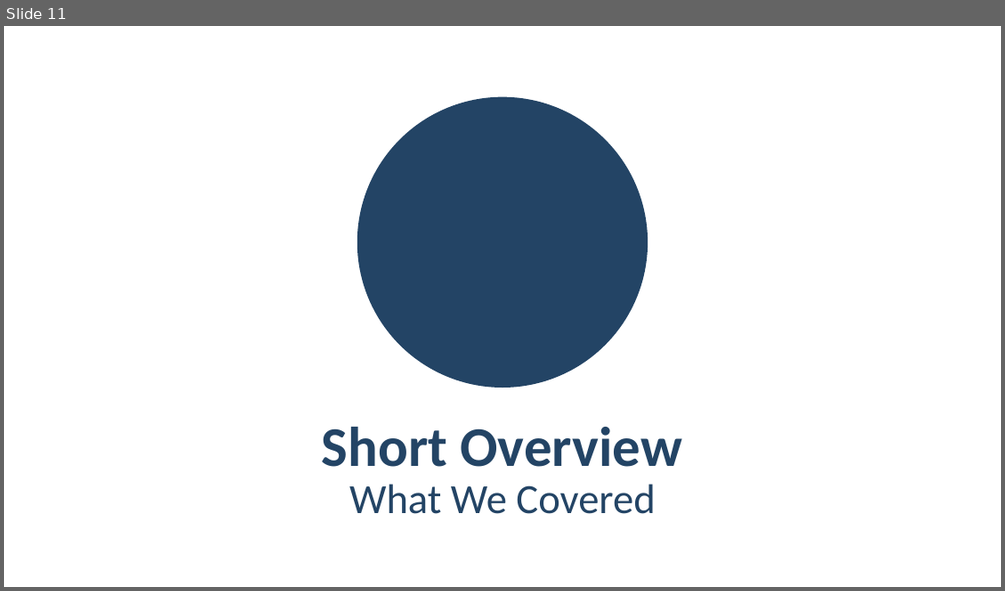
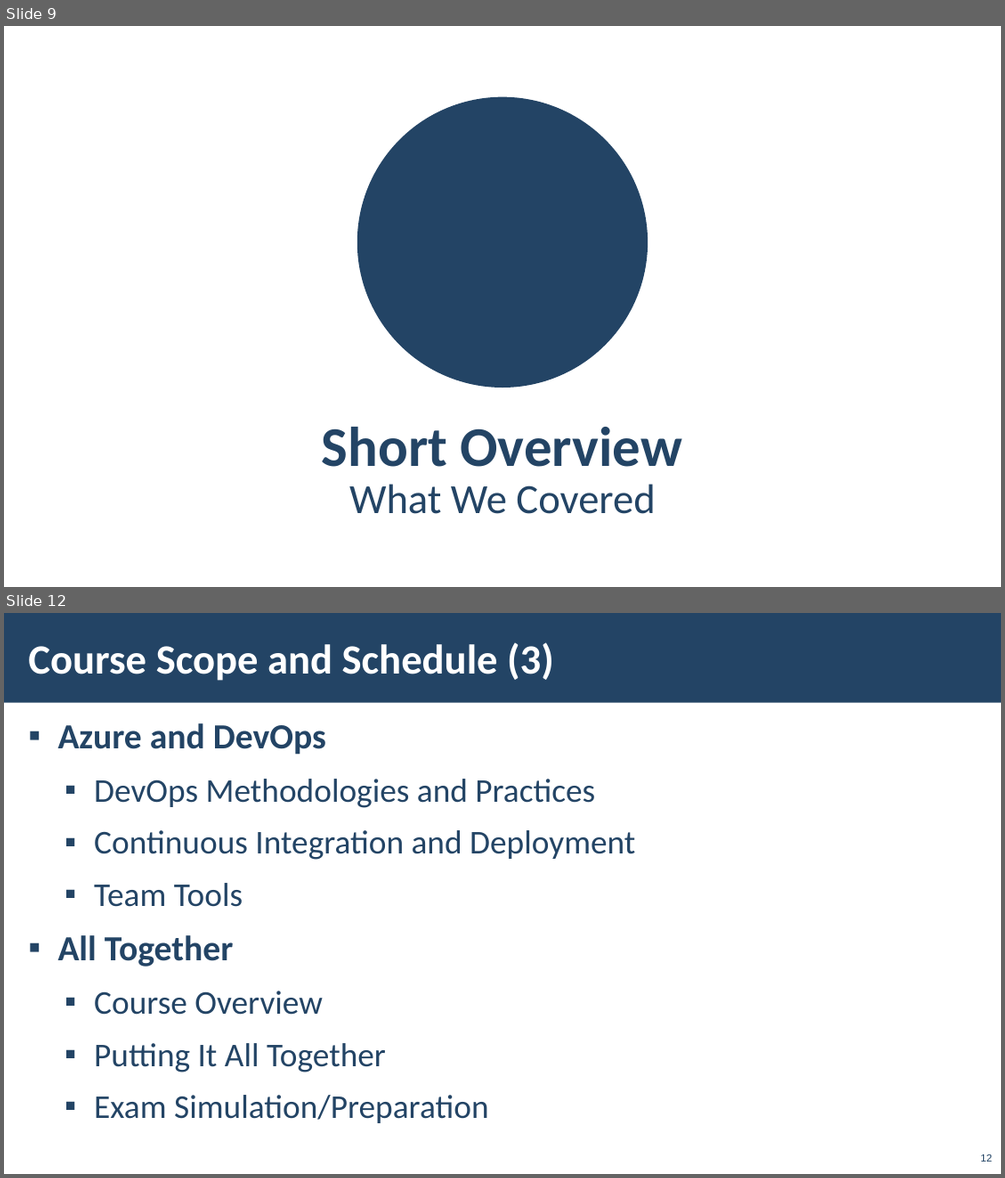
Before and after one commit to pirocorp/Azure, a slide deck: 06. ALL TOGETHER/M6-Slides-All-Together.pptx. Shown one above the other, each under a label of ours: slide 11 before the commit, slides 9 and 12 after it; the slides between them are not shown. The pictures are 1005x591 and 1005x1178 pixels, drawn with LibreOffice and Linux fonts; fonts in the diff are those of the drawing; background and template pictures are left out. Boxes give left, top, right and bottom in pixels: in the first picture for what was removed or moved away, otherwise in the second. Text is boxed around its words. In the diff, an @@ line names an element or a change of style, - is before the commit and + after.

```diff
--- a/06. ALL TOGETHER/M6-Slides-All-Together.pptx
+++ b/06. ALL TOGETHER/M6-Slides-All-Together.pptx
@@ slide 12 added at <box>4,613,1001,1174</box>, background picture (left out) @@
@@ rectangle added at <box>4,613,1001,703</box>, fill #234465 @@
@@ title added at <box>28,642,554,681</box>, 40 pt, text #FFFFFF, bold @@
+Course Scope and Schedule (3)
@@ text added at <box>58,723,635,1123</box>, 32 pt, text #234465 @@
+▪ Azure and DevOps
+  ▪ DevOps Methodologies and Practices
+  ▪ Continuous Integration and Deployment
+  ▪ Team Tools
+▪ All Together
+  ▪ Course Overview
+  ▪ Putting It All Together
+  ▪ Exam Simulation/Preparation
@@ page number added at <box>980,1154,992,1161</box>, 10 pt, text #234465 @@
+12
@@ what was slide 11 is now slide 9 @@
```
Also in this commit, not shown: 13 slides changed, 7 other slides added, 6 slides removed, 2 other files.
